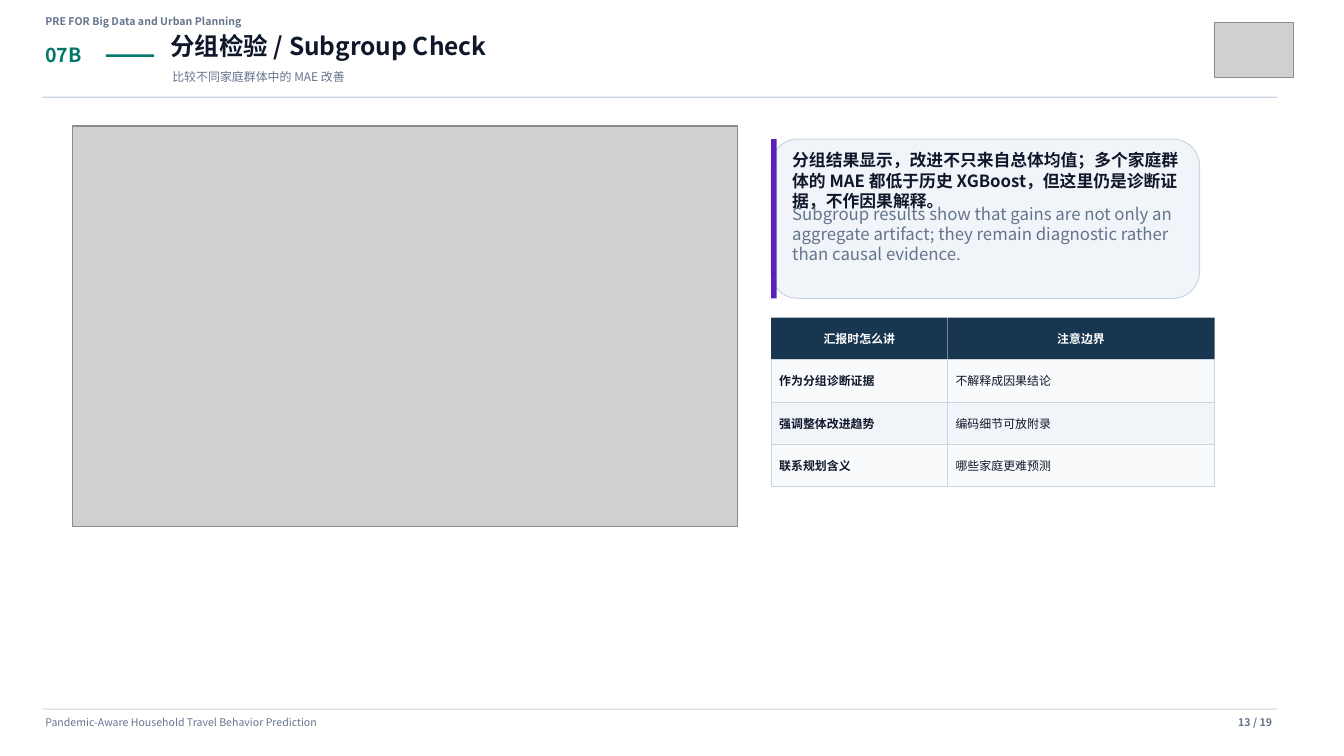
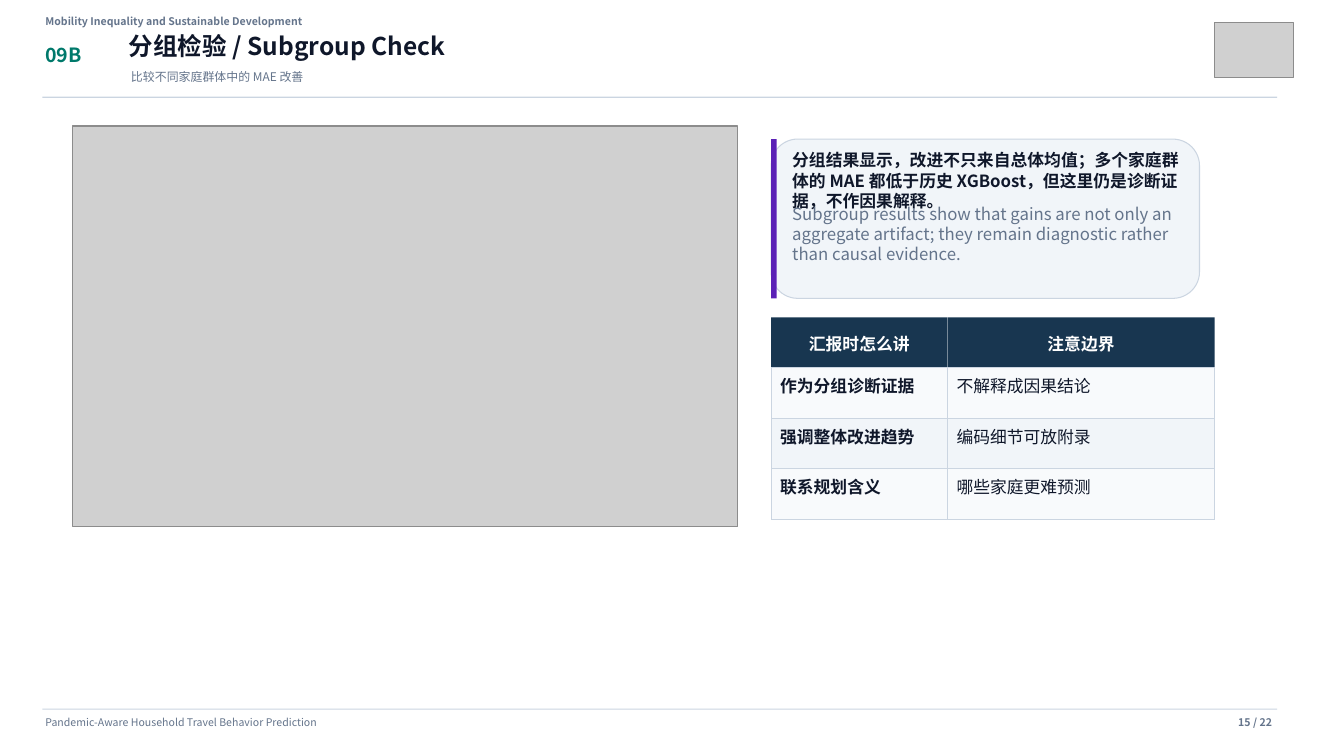
Before and after one commit to Lrving-code/NHTS-Travel-Prediction, a slide deck: slide 15 of outputs/final_project/NHTS_Travel_Behavior_Template_Presentation.pptx (slide 13 before the commit). Drawn at 1344x756 pixels with LibreOffice and Linux fonts; fonts in the diff are those of the drawing; grey boxes stand for pictures. Boxes give left, top, right and bottom in pixels: in the first picture for what was removed or moved away, otherwise in the second. Text is boxed around its words. In the diff, an @@ line names an element or a change of style, - is before the commit and + after.

```diff
--- a/outputs/final_project/NHTS_Travel_Behavior_Template_Presentation.pptx
+++ b/outputs/final_project/NHTS_Travel_Behavior_Template_Presentation.pptx
@@ text at [45,16,302,28]: text changed @@
-PRE FOR Big Data and Urban Planning
+Mobility Inequality and Sustainable Development
@@ text "分组检验 / Subgroup Check": place and size @@
-text "分组检验 / Subgroup Check" at [170,34,487,61]
+text "分组检验 / Subgroup Check" at [129,34,446,61]
@@ text at [45,47,81,63]: text changed @@
-07B
+09B
@@ rectangle removed at [106,54,154,57] @@
@@ text "比较不同家庭群体中的 MAE 改善": place and size @@
-text "比较不同家庭群体中的 MAE 改善" at [172,71,345,82]
+text "比较不同家庭群体中的 MAE 改善" at [131,71,304,82]
@@ rectangle: place and size @@
-rectangle at [771,318,948,360]
+rectangle at [771,318,948,368]
@@ text "汇报时怎么讲" at [809,335,910,352]: size 8.5 to 12 pt @@
@@ rectangle: place and size @@
-rectangle at [948,318,1215,360]
+rectangle at [948,318,1215,368]
@@ text "注意边界" at [1047,335,1114,352]: size 8.5 to 12 pt @@
@@ rectangle: place and size @@
-rectangle at [771,360,948,402]
+rectangle at [771,368,948,418]
@@ rectangle: place and size @@
-rectangle at [948,360,1215,402]
+rectangle at [948,368,1215,418]
@@ rectangle: place and size @@
-rectangle at [771,402,948,445]
+rectangle at [771,418,948,469]
@@ rectangle: place and size @@
-rectangle at [948,402,1215,445]
+rectangle at [948,418,1215,469]
@@ text "强调整体改进趋势": place and size @@
-text "强调整体改进趋势" at [779,415,874,431]
+text "强调整体改进趋势" at [780,429,914,445]
@@ text "编码细节可放附录": place and size @@
-text "编码细节可放附录" at [956,418,1051,429]
+text "编码细节可放附录" at [957,429,1091,445]
@@ rectangle: place and size @@
-rectangle at [771,445,948,487]
+rectangle at [771,469,948,519]
@@ size 8.5 to 12 pt; vertical alignment middle to top in 6 elements at [957,378,1091,394], [780,377,914,394], [957,429,1091,445], [780,429,914,445], [957,479,1091,495], [780,478,881,495] @@
@@ text "联系规划含义": place and size @@
-text "联系规划含义" at [779,460,851,471]
+text "联系规划含义" at [780,478,881,495]
@@ rectangle: place and size @@
-rectangle at [948,445,1215,487]
+rectangle at [948,469,1215,519]
@@ text "哪些家庭更难预测": place and size @@
-text "哪些家庭更难预测" at [956,460,1051,471]
+text "哪些家庭更难预测" at [957,479,1091,495]
@@ text at [1238,718,1272,726]: text changed @@
-13 / 19
+15 / 22
```
Also in this commit, not shown: 16 other slides changed, 5 slides added, 2 slides removed, 35 other files.
